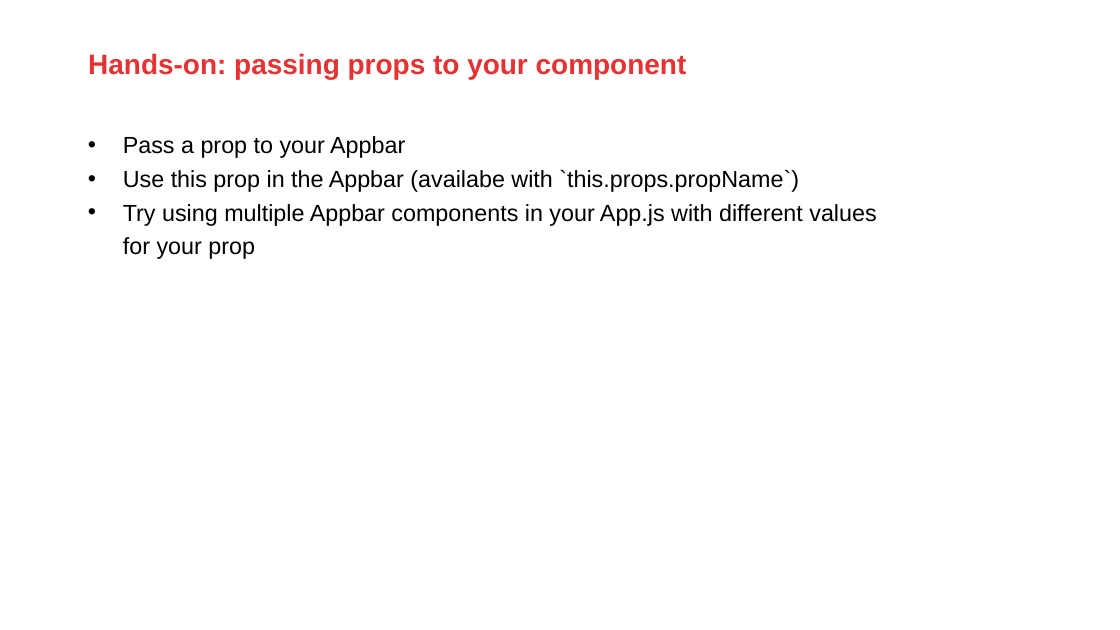
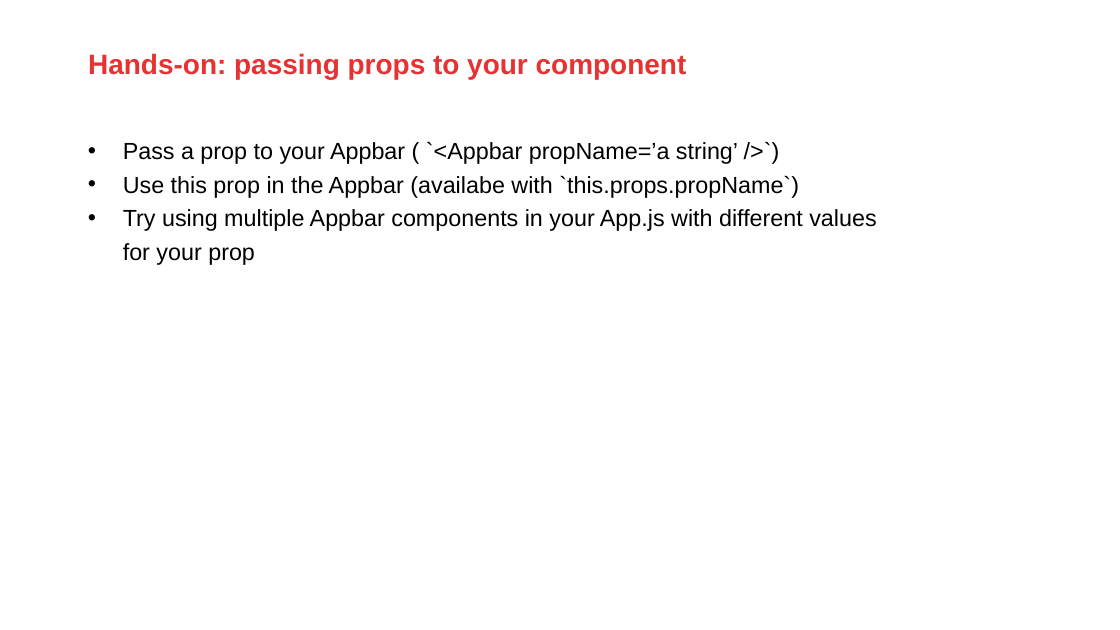
Before and after one commit to AMIS-Services/react-series, a slide deck: slide 11 of sig1/slides/SIG react 1.pptx. Drawn at 1120x630 pixels with LibreOffice and Linux fonts; fonts in the diff are those of the drawing; background and template pictures are left out. Boxes give left, top, right and bottom in pixels: in the first picture for what was removed or moved away, otherwise in the second. Text is boxed around its words. In the diff, an @@ line names an element or a change of style, - is before the commit and + after.

```diff
--- a/sig1/slides/SIG react 1.pptx
+++ b/sig1/slides/SIG react 1.pptx
@@ text at (123,141,738,164): text changed @@
-• Pass a prop to your Appbar
+• Pass a prop to your Appbar ( `<Appbar propName=’a string’ />`)
```
Also in this commit, not shown: 14 other slides changed, 12 other files.
